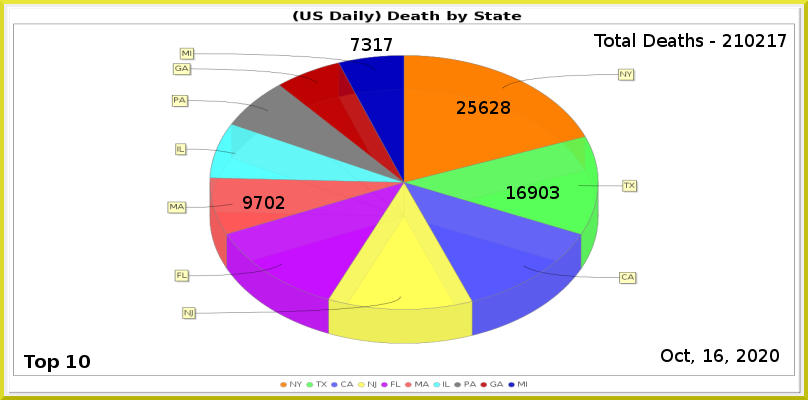
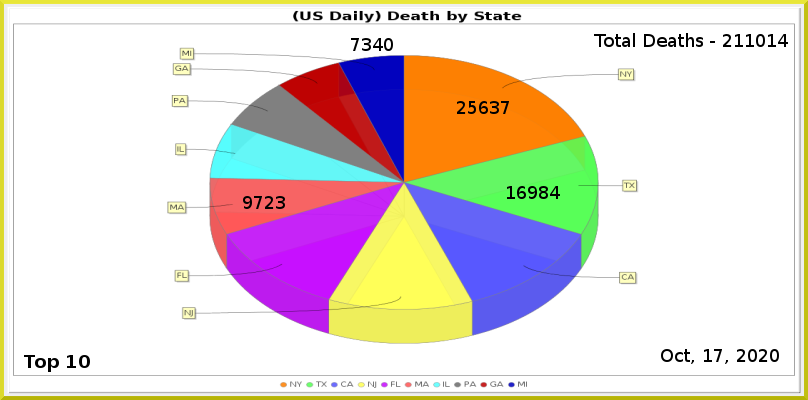
Comparing the layer stacks of the two 808 × 400 images. Changes:
painted on "Least" over [373, 38, 393, 51]
painted on "MA" over [265, 196, 285, 209]
painted on "CA" over [539, 186, 560, 199]
painted on "NY" over [490, 101, 510, 114]
renamed "Total Deaths - 210217" to "Total Deaths - 211014", painted on it over [745, 34, 788, 47]
painted on "Current Date" over [714, 349, 723, 362]
painted on "Death_by_State.png" over [167, 48, 639, 344]
